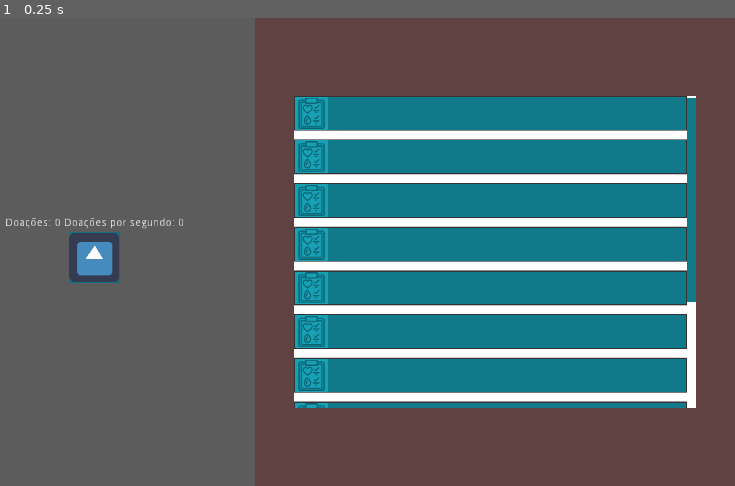
Above: before the commit, frame 1.
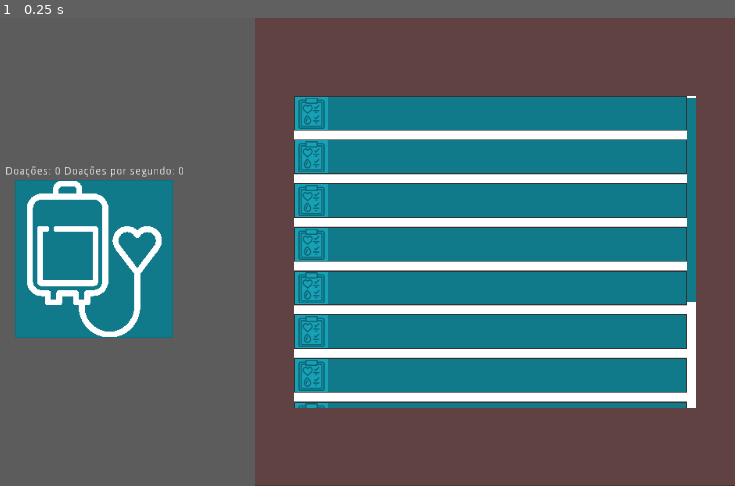
Above: after the commit, the same moment.

Repository: LeonardoBevilacqua/Blood-clicker
Game: Godot game, scene res://scenes/mainGame.tscn
The game is run twice, just before and just after one commit, with the same random seed, the same clock (stepped at 60 frames per second) and the same inputs. The engine's default icon, where the game draws it, is replaced by a stand-in: a white triangle on a blue panel in a dark square.
Inputs:
- Up to frame 1 (0.25 s): no input

The runs differ from the first frame. In frame 1, 7.4% of the frame differs, in the area x 0-25%, y 31-69%.

Commit message:
Criando panel de informação

Diff:
--- a/resources/blood.tres
+++ b/resources/blood.tres
@@ -10,13 +10,21 @@
 border_width_bottom = 1
 border_color = Color( 0.0901961, 0.635294, 0.721569, 1 )
 
-[sub_resource type="StyleBoxFlat" id=3]
+[sub_resource type="StyleBoxFlat" id=2]
 bg_color = Color( 0.0745098, 0.517647, 0.588235, 1 )
 border_width_left = 1
 border_width_top = 1
 border_width_right = 1
 border_width_bottom = 1
 border_color = Color( 0.0666667, 0.478431, 0.545098, 1 )
+
+[sub_resource type="StyleBoxFlat" id=3]
+bg_color = Color( 0.0666667, 0.478431, 0.545098, 1 )
+border_width_left = 1
+border_width_top = 1
+border_width_right = 1
+border_width_bottom = 1
+border_color = Color( 0.0627451, 0.439216, 0.498039, 1 )
 
 [sub_resource type="StyleBoxFlat" id=4]
 bg_color = Color( 0.0666667, 0.478431, 0.545098, 1 )
@@ -32,34 +40,26 @@
 border_width_top = 1
 border_width_right = 1
 border_width_bottom = 1
-border_color = Color( 0.0627451, 0.439216, 0.498039, 1 )
-
-[sub_resource type="StyleBoxFlat" id=6]
-bg_color = Color( 0.0666667, 0.478431, 0.545098, 1 )
-border_width_left = 1
-border_width_top = 1
-border_width_right = 1
-border_width_bottom = 1
 border_color = Color( 0, 0, 0, 0.490196 )
 shadow_size = 1
 
-[sub_resource type="StyleBoxFlat" id=7]
+[sub_resource type="StyleBoxFlat" id=6]
 bg_color = Color( 1, 1, 1, 1 )
 border_color = Color( 0, 0, 0, 0.560784 )
+
+[sub_resource type="StyleBoxFlat" id=7]
+bg_color = Color( 0.0666667, 0.478431, 0.545098, 1 )
+
+[sub_resource type="StyleBoxFlat" id=8]
+bg_color = Color( 0.0745098, 0.517647, 0.588235, 1 )
 
 [sub_resource type="StyleBoxFlat" id=9]
 bg_color = Color( 0.0666667, 0.478431, 0.545098, 1 )
 
 [sub_resource type="StyleBoxFlat" id=10]
-bg_color = Color( 0.0745098, 0.517647, 0.588235, 1 )
+bg_color = Color( 1, 1, 1, 1 )
 
 [sub_resource type="StyleBoxFlat" id=11]
-bg_color = Color( 0.0666667, 0.478431, 0.545098, 1 )
-
-[sub_resource type="StyleBoxFlat" id=8]
-bg_color = Color( 1, 1, 1, 1 )
-
-[sub_resource type="StyleBoxFlat" id=12]
 
 [resource]
 Button/colors/font_color = Color( 0.878431, 0.878431, 0.878431, 1 )
--- /dev/null
+++ b/resources/info.json
@@ -0,0 +1,22 @@
+[
+    {
+        "icon": "res://assets/info/Icone_1.png",
+        "text": "Não há riscos de contrair uma doença ao doar sangue. Continue doando."
+    },
+    {
+        "icon": "res://assets/info/Icone_2.png",
+        "text": "No Brasil ao ano, cerca de 3,5 milhões de pessoas realizam transfusões. Continue doando."
+    },
+    {
+        "icon": "res://assets/info/Icone_5.png",
+        "text": "Você sabia que ao doar, você consegue ter direito a um dia de folga."
+    },
+    {
+        "icon": "res://assets/info/Icone_6.png",
+        "text": "Cada vez que você doa, mais vidas são salvas. Continue doando."
+    },
+    {
+        "icon": "res://assets/info/Icone_8.png",
+        "text": "Ajudar outras pessoas faz bem para você também. Continue doando."
+    }
+]
--- a/scenes/ClickerPanel.tscn
+++ b/scenes/ClickerPanel.tscn
@@ -2,7 +2,7 @@
 
 [ext_resource path="res://scripts/ClickerPanel.gd" type="Script" id=1]
 [ext_resource path="res://resources/blood.tres" type="Theme" id=2]
-[ext_resource path="res://icon.png" type="Texture" id=3]
+[ext_resource path="res://assets/bag_200.png" type="Texture" id=3]
 
 [node name="ClickerPanel" type="Node"]
 script = ExtResource( 1 )
@@ -20,8 +20,8 @@
 anchor_top = 0.5
 anchor_right = 1.0
 anchor_bottom = 0.5
-margin_top = -44.0
-margin_bottom = 44.0
+margin_top = -110.0
+margin_bottom = 110.0
 
 [node name="LabelsColumn" type="HBoxContainer" parent="Control/Rows"]
 margin_right = 409.0
@@ -44,13 +44,13 @@
 [node name="ButtonColumn" type="HBoxContainer" parent="Control/Rows"]
 margin_top = 18.0
 margin_right = 409.0
-margin_bottom = 84.0
+margin_bottom = 220.0
 alignment = 1
 
 [node name="Button" type="Button" parent="Control/Rows/ButtonColumn"]
-margin_left = 171.0
-margin_right = 237.0
-margin_bottom = 66.0
+margin_left = 103.0
+margin_right = 305.0
+margin_bottom = 202.0
 theme = ExtResource( 2 )
 icon = ExtResource( 3 )
 [connection signal="pressed" from="Control/Rows/ButtonColumn/Button" to="." method="_on_Button_pressed"]
--- a/scenes/UpgradePanel.tscn
+++ b/scenes/UpgradePanel.tscn
@@ -1,7 +1,40 @@
-[gd_scene load_steps=3 format=2]
+[gd_scene load_steps=6 format=2]
 
 [ext_resource path="res://scripts/UpgradePanel.gd" type="Script" id=1]
 [ext_resource path="res://resources/blood.tres" type="Theme" id=2]
+[ext_resource path="res://assets/info/Icone_1.png" type="Texture" id=3]
+
+[sub_resource type="Animation" id=1]
+resource_name = "hide"
+length = 0.7
+tracks/0/type = "value"
+tracks/0/path = NodePath(".:margin_top")
+tracks/0/interp = 1
+tracks/0/loop_wrap = true
+tracks/0/imported = false
+tracks/0/enabled = true
+tracks/0/keys = {
+"times": PoolRealArray( 0, 0.5 ),
+"transitions": PoolRealArray( 1, 1 ),
+"update": 0,
+"values": [ -94.0, 0.0 ]
+}
+
+[sub_resource type="Animation" id=2]
+resource_name = "show"
+length = 0.7
+tracks/0/type = "value"
+tracks/0/path = NodePath(".:margin_top")
+tracks/0/interp = 1
+tracks/0/loop_wrap = true
+tracks/0/imported = false
+tracks/0/enabled = true
+tracks/0/keys = {
+"times": PoolRealArray( 0, 0.5 ),
+"transitions": PoolRealArray( 1, 1 ),
+"update": 0,
+"values": [ 0.0, -94.0 ]
+}
 
 [node name="UpgradePanel" type="Node"]
 script = ExtResource( 1 )
@@ -25,6 +58,7 @@
 custom_constants/margin_bottom = 100
 
 [node name="ScrollContainer" type="ScrollContainer" parent="Control/MarginContainer"]
+editor/display_folded = true
 margin_left = 50.0
 margin_top = 100.0
 margin_right = 564.0
@@ -35,3 +69,38 @@
 margin_right = 514.0
 size_flags_horizontal = 3
 custom_constants/separation = 12
+
+[node name="InfoPanel" type="PanelContainer" parent="Control"]
+anchor_top = 1.0
+anchor_right = 1.0
+anchor_bottom = 1.0
+theme = ExtResource( 2 )
+
+[node name="Row" type="HBoxContainer" parent="Control/InfoPanel"]
+margin_left = 1.0
+margin_top = 1.0
+margin_right = 613.4
+margin_bottom = 81.0
+
+[node name="Icon" type="TextureRect" parent="Control/InfoPanel/Row"]
+margin_right = 80.0
+margin_bottom = 80.0
+texture = ExtResource( 3 )
+
+[node name="Text" type="Label" parent="Control/InfoPanel/Row"]
+margin_left = 84.0
+margin_top = 33.0
+margin_right = 612.0
+margin_bottom = 47.0
+size_flags_horizontal = 3
+text = "teste"
+valign = 1
+autowrap = true
+
+[node name="Animation" type="AnimationPlayer" parent="Control/InfoPanel"]
+anims/hide = SubResource( 1 )
+anims/show = SubResource( 2 )
+
+[node name="Timer" type="Timer" parent="Control/InfoPanel"]
+wait_time = 10.0
+[connection signal="timeout" from="Control/InfoPanel/Timer" to="." method="_on_InfoPanel_timeout"]
--- a/scripts/UpgradePanel.gd
+++ b/scripts/UpgradePanel.gd
@@ -3,12 +3,16 @@
 signal update_counter_per_second
 
 var upgradeButton = preload("res://scenes/components/UpgradeButton.tscn")
+onready var infoPanel = $Control/InfoPanel
+
 var _counter = 0
 
+var infos = []
 var buttons = []
 
 func _ready():
-	self._generate_buttons(self._load_upgrades())
+	self._generate_buttons(self._load_json("upgrades").upgrades)
+	infos = self._load_json("info")
 
 func _button_click(button):
 	if (int(_counter) >= button._price):
@@ -16,19 +20,11 @@
 		button._price *= 2
 		button._value *= 2
 		button.set_price_text()
+		self._show_InfoPanel()
 
 func set_counter(counter):
 	self._counter = counter
 	self._set_buttons_status()
-
-func _load_upgrades():
-	var file = File.new()
-	file.open("res://resources/upgrades.json", file.READ)
-
-	var json = parse_json(file.get_as_text())
-	file.close()
-
-	return json.upgrades
 
 func _generate_buttons(upgrades):
 	for upgrade in upgrades:
@@ -56,3 +52,25 @@
 			button.get_node("HBoxContainer/Rows").show()
 		elif _counter < button._price:
 			button.get_node("HBoxContainer/Button").disabled = true
+
+func _show_InfoPanel():
+	randomize()
+	var index = randi() % infos.size()
+	print(index)
+	infoPanel.get_node("Animation").play("show")
+	infoPanel.get_node("Row/Icon").texture = load(infos[index].icon)
+	infoPanel.get_node("Row/Text").text = infos[index].text
+
+	infoPanel.get_node("Timer").start(10)
+
+func _on_InfoPanel_timeout():
+	infoPanel.get_node("Animation").play("hide")
+
+func _load_json(filename):
+	var file = File.new()
+	file.open("res://resources/" + filename + ".json", file.READ)
+
+	var json = parse_json(file.get_as_text())
+	file.close()
+
+	return json
Binary file added: assets/bag_200.png
Not shown, added: assets/bag_200.png.import
Binary file added: assets/info/Icone_1.png
Not shown, added: assets/info/Icone_1.png.import
Binary file added: assets/info/Icone_2.png
Not shown, added: assets/info/Icone_2.png.import
Binary file added: assets/info/Icone_3.png
Not shown, added: assets/info/Icone_3.png.import
Binary file added: assets/info/Icone_5.png
Not shown, added: assets/info/Icone_5.png.import
Binary file added: assets/info/Icone_6.png
Not shown, added: assets/info/Icone_6.png.import
(and 5 more such lines)
